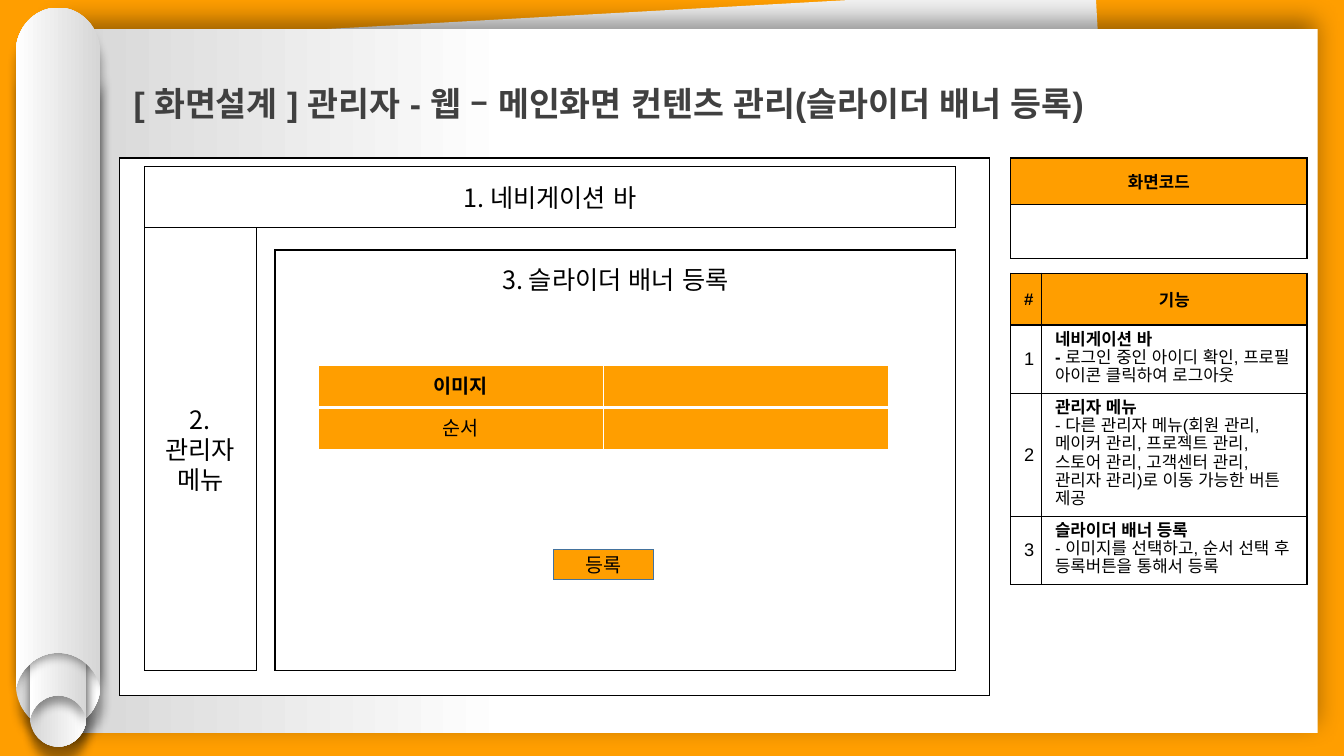
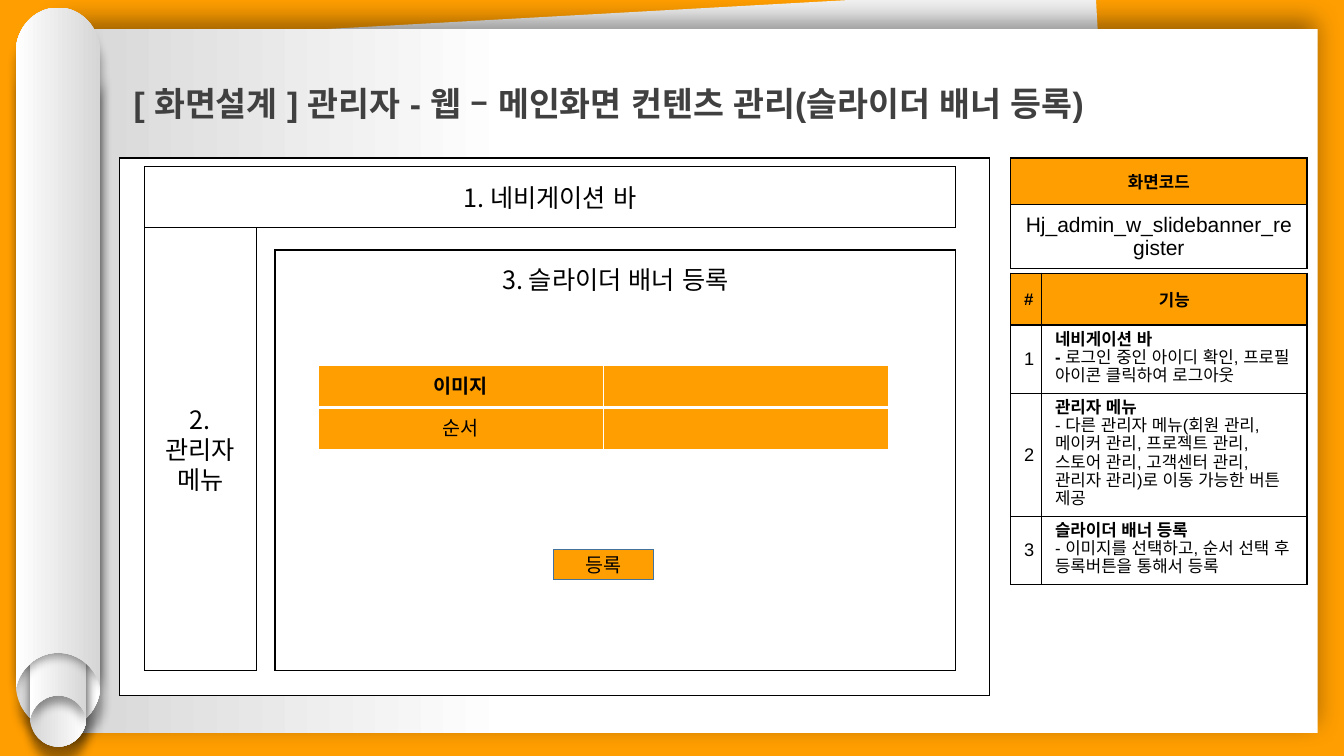
Before and after one commit to hhsw07/ezen-academy-projects, a slide deck: slide 18 of 0 발표용 파워포인트/project06 - 파워포인트 종합 - 형준.pptx. Drawn at 1344x756 pixels with LibreOffice and Linux fonts; fonts in the diff are those of the drawing. Boxes give left, top, right and bottom in pixels: in the first picture for what was removed or moved away, otherwise in the second. Text is boxed around its words. In the diff, an @@ line names an element or a change of style, - is before the commit and + after.

```diff
--- a/0 발표용 파워포인트/project06 - 파워포인트 종합 - 형준.pptx
+++ b/0 발표용 파워포인트/project06 - 파워포인트 종합 - 형준.pptx
@@ table at (x1=1011, y1=158, x2=1308, y2=269) @@
-row 2, column 1: 
+row 2, column 1: Hj_admin_w_slidebanner_register
```
Also in this commit, not shown: 19 other slides changed.
